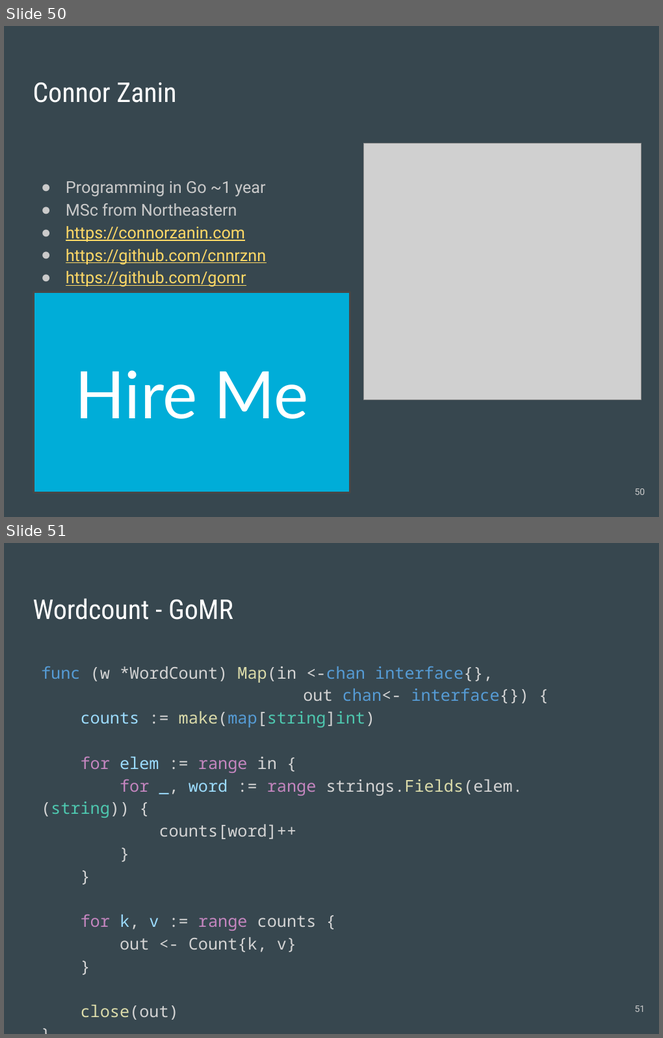
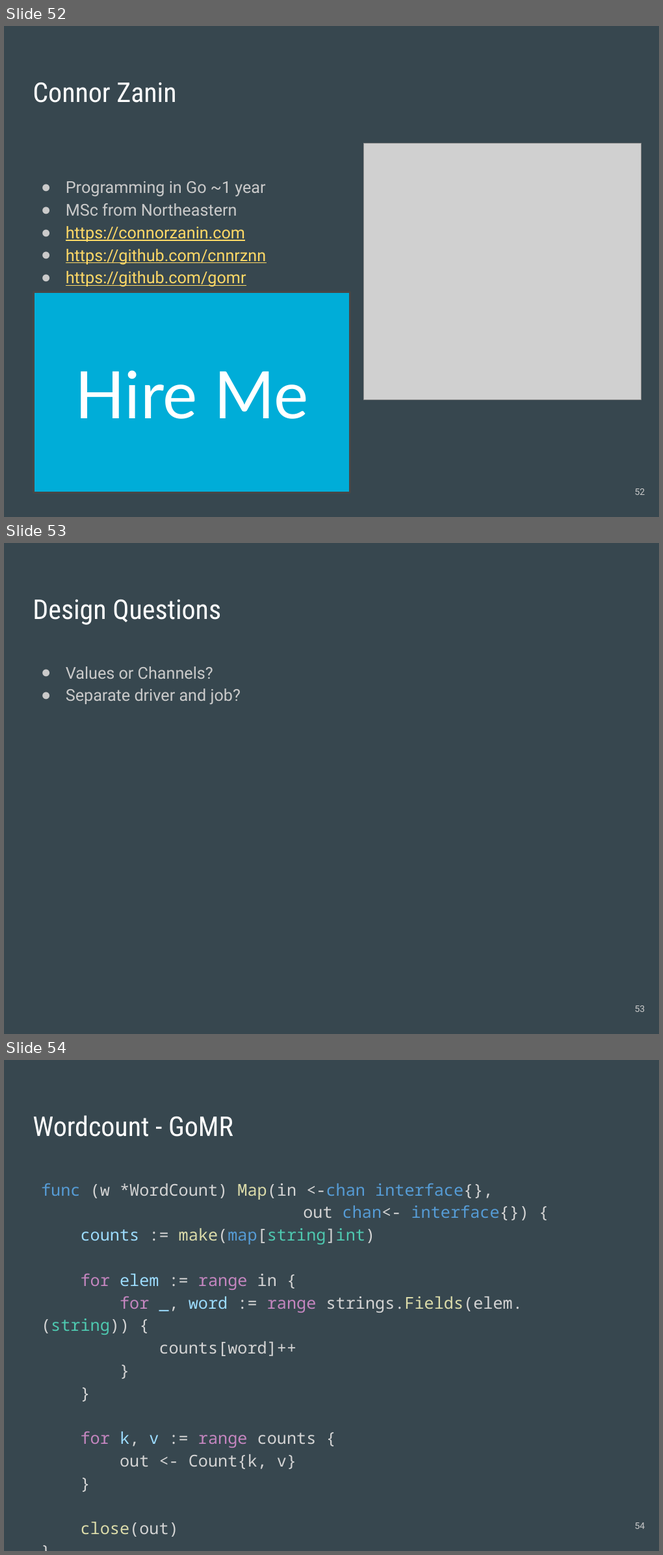
Before and after one commit to cnnrznn/cnnrznn.github.io, a slide deck: files/GoMR/slides-distributed.pptx. Shown one above the other, each under a label of ours: slides 50 and 51 before the commit, slides 52, 53 and 54 after it. The pictures are 663x1038 and 663x1555 pixels, drawn with LibreOffice and Linux fonts; fonts in the diff are those of the drawing; grey boxes stand for pictures. Boxes give left, top, right and bottom in pixels: in the first picture for what was removed or moved away, otherwise in the second. Text is boxed around its words. In the diff, an @@ line names an element or a change of style, - is before the commit and + after.

```diff
--- a/files/GoMR/slides-distributed.pptx
+++ b/files/GoMR/slides-distributed.pptx
@@ slide 53 added at bbox=[4, 543, 659, 1034], background #37474F @@
@@ title added at bbox=[33, 599, 221, 625], 30 pt, text #FFFFFF @@
+Design Questions
@@ text added at bbox=[66, 667, 241, 705], 18 pt, text #CACACA @@
+● Values or Channels?
+● Separate driver and job?
@@ page number added at bbox=[635, 1006, 646, 1012], 10 pt, text #CACACA @@
+53
@@ what was slide 50 is now slide 52 @@
@@ page number at bbox=[635, 489, 646, 495]: text changed @@
-50
+52
@@ what was slide 51 is now slide 54 @@
@@ page number at bbox=[635, 1523, 646, 1529]: text changed @@
-51
+54
```
Also in this commit, not shown: 10 slides changed, 3 other slides added, 1 slide removed.
